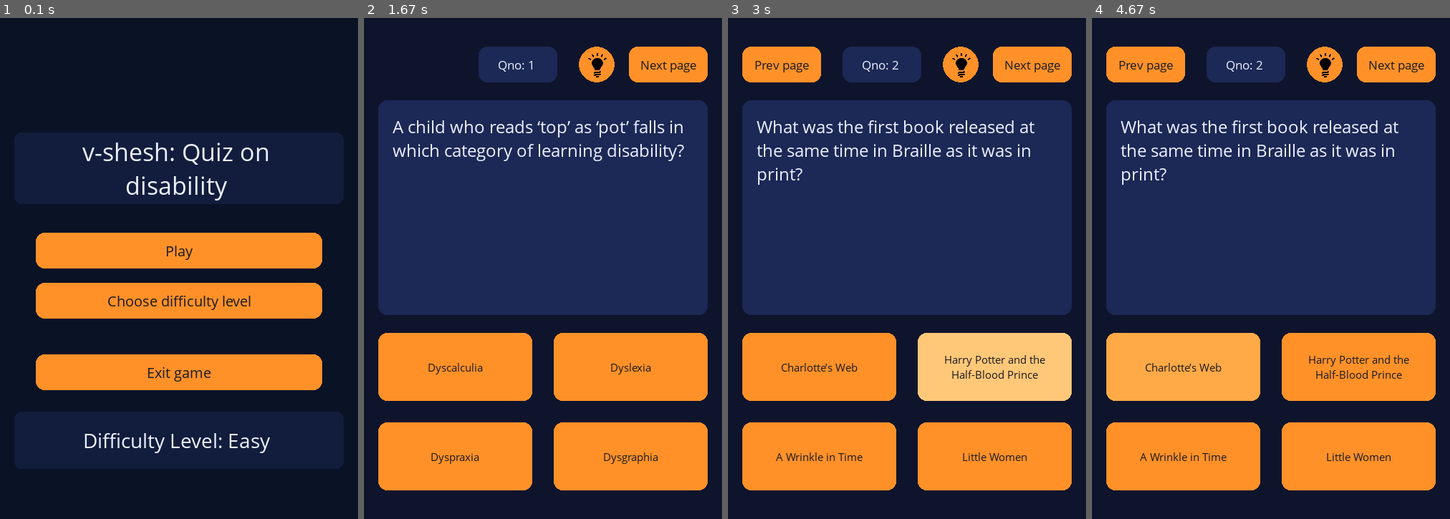
Above: before the commit, frames 1-4 (left to right).
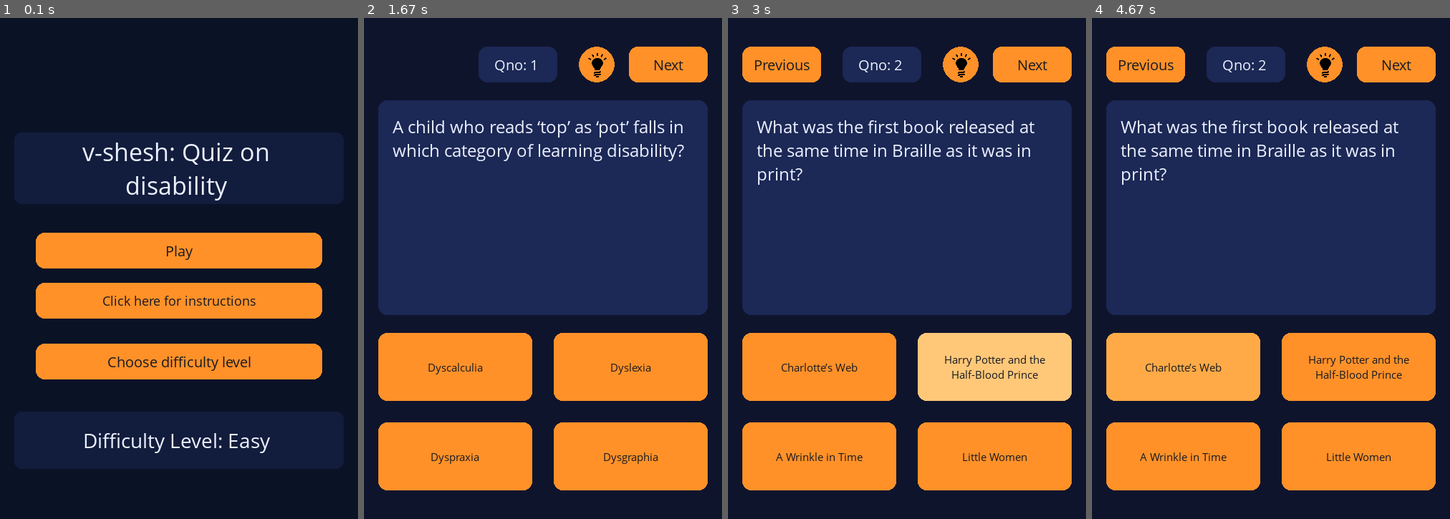
Above: after the commit, the same moments.

Repository: nithinbadicodes/pygame-quiz-game
Game: pygame game, started from finalgame.py
Same seed, same stepped clock (60 frames per second), same inputs: the game is played once before the commit and once after it.
Inputs (mouse positions are in pixels of both pictures, inside the frame that each line leads up to):
- Up to frame 1 (0.1 s): no input
- Up to frame 2 (1.67 s): click (528, 288) at 0.38 s; click "Choose difficulty level" at 0.72 s; click (596, 93) at 1.05 s; click "Play" at 1.38 s
- Up to frame 3 (3 s): click (1032, 63) at 1.72 s, where only the run after the commit has a clickable "Next"; click (889, 398) at 2.05 s; click (1000, 348) at 2.38 s; click (856, 163) at 2.72 s
- Up to frame 4 (4.67 s): click (1396, 398) at 3.05 s; click (1381, 258) at 3.38 s; click (1396, 368) at 3.72 s; click (1167, 173) at 4.05 s; click (1185, 358) at 4.38 s

The runs differ from the first frame. In frame 1, 4.4% of the frame differs, in the area x 10-90%, y 55-75%; in frame 2, 0.3%; in frame 3, 0.5%; in frame 4, 0.5%.

Commit message:
Changed structure of front page

Diff:
--- a/data/constants.py
+++ b/data/constants.py
@@ -20,8 +20,9 @@
 option_button_font     = pygame.font.SysFont('segoe ui', 16)
 front_button_font     = pygame.font.SysFont('segoe ui', 22)
 popup_button_font     = pygame.font.SysFont('segoe ui', 18)
-nav_button_font     = pygame.font.SysFont('segoe ui', 18)
+nav_button_font     = pygame.font.SysFont('segoe ui', 22)
 difficulty_font = pygame.font.SysFont('segoe ui', 30)
+instruction_font = pygame.font.SysFont('segoe ui', 19)
 question_box_font = pygame.font.SysFont('segoe ui', 26)
 end_page_font = pygame.font.SysFont('segoe ui',22)
 default_font   = pygame.font.SysFont('segoe ui', 20)
@@ -161,18 +162,100 @@
 
 ### NON POPUP RECTS
 PLAY_BUTTON_RECT = pygame.Rect(FRONT_PAGE_OFFSET,WINDOW_HEIGHT//2 - 50,400,50)
-DIFFICULTY_BUTTON_RECT = pygame.Rect(FRONT_PAGE_OFFSET,FRONT_DIFFICULTY_TOP,400,50)
-EXIT_BUTTON_RECT = pygame.Rect(FRONT_PAGE_OFFSET,FRONT_DIFFICULTY_TOP + 100,400,50)
+DIFFICULTY_BUTTON_RECT = pygame.Rect(FRONT_PAGE_OFFSET,FRONT_DIFFICULTY_TOP + 85,400,50)
+
+# ----Difficulty button above instruction button---
+# DIFFICULTY_BUTTON_RECT = pygame.Rect(FRONT_PAGE_OFFSET,FRONT_DIFFICULTY_TOP,400,50)
+
+# ----Exit button on front page removed---------
+# EXIT_BUTTON_RECT = pygame.Rect(FRONT_PAGE_OFFSET,FRONT_DIFFICULTY_TOP + 85,400,50)
 
 
 ## TEXT BOX INFORMATION
-FRONT_TEXT_BOX_OFFEST = 20
+FRONT_TEXT_BOX_OFFSET = 20
+FRONT_TEXT_BOX_TOP = 160
+TEXT_BOX_WIDTH = WINDOW_WIDTH-2*FRONT_TEXT_BOX_OFFSET
 ## Text box rects
-TITLE_BOX_RECT = pygame.Rect(FRONT_TEXT_BOX_OFFEST,160,
-                             WINDOW_WIDTH-2*FRONT_TEXT_BOX_OFFEST,100)
-MODE_BOX_RECT = pygame.Rect(FRONT_TEXT_BOX_OFFEST,WINDOW_HEIGHT - 150,
-                            WINDOW_WIDTH-2*FRONT_TEXT_BOX_OFFEST,80)
-
+TITLE_BOX_RECT = pygame.Rect(FRONT_TEXT_BOX_OFFSET,FRONT_TEXT_BOX_TOP,
+                             TEXT_BOX_WIDTH,100)
+MODE_BOX_RECT = pygame.Rect(FRONT_TEXT_BOX_OFFSET,WINDOW_HEIGHT - 150,
+                            TEXT_BOX_WIDTH,80)
+
+## ========== INSTRUCTION BUTTON RECT ===========
+INSTRUCTION_BUTTON_WIDTH = 240
+INSTRUCTION_BUTTON_HEIGHT = 40
+INSTRUCTION_BUTTON_LEFT = WINDOW_WIDTH//2 - INSTRUCTION_BUTTON_WIDTH//2
+INSTRUCTION_BUTTON_TOP = WINDOW_HEIGHT - 50
+
+INSTRUCTION_BUTTON_RECT = pygame.Rect(FRONT_PAGE_OFFSET,FRONT_DIFFICULTY_TOP,400,50)
+
+# ------------Prev position difficulty button above then instruction button---------
+# INSTRUCTION_BUTTON_RECT = pygame.Rect(FRONT_PAGE_OFFSET,FRONT_DIFFICULTY_TOP + 85,400,50)
+
+
+# -------Prev instruction button under difficulty text box------------
+# INSTRUCTION_BUTTON_RECT = pygame.Rect(INSTRUCTION_BUTTON_LEFT,
+#                                       INSTRUCTION_BUTTON_TOP,
+#                                       INSTRUCTION_BUTTON_WIDTH,
+#                                       INSTRUCTION_BUTTON_HEIGHT)
+
+
+## INSTRUCTION POPUP RECT DETAILS
+INSTRUCTION_POPUP_WIDTH = TEXT_BOX_WIDTH
+INSTRUCTION_POPUP_HEIGHT = WINDOW_HEIGHT - FRONT_TEXT_BOX_TOP - 150
+
+INSTRUCTION_POPUP_RECT = pygame.Rect(FRONT_TEXT_BOX_OFFSET,
+                                   FRONT_TEXT_BOX_TOP + 50,
+                                   INSTRUCTION_POPUP_WIDTH,
+                                   INSTRUCTION_POPUP_HEIGHT)
+
+INSTRUCTION_POPUP_BOX_WIDTH = 130
+INSTRUCTION_POPUP_BOX_HEIGHT = 50
+
+INSTRUCTION_PREV_BUTTON_TOP = FRONT_TEXT_BOX_TOP + 120
+INSTRUCTION_NEXT_BUTTON_TOP = INSTRUCTION_PREV_BUTTON_TOP + INSTRUCTION_POPUP_BOX_HEIGHT + 50
+INSTRUCTION_HINT_BUTTON_TOP = INSTRUCTION_NEXT_BUTTON_TOP + INSTRUCTION_POPUP_BOX_HEIGHT + 50
+
+INSTRUCTION_PREV_POPUP_TEXTBOX = pygame.Rect(FRONT_PAGE_OFFSET,
+                                        INSTRUCTION_PREV_BUTTON_TOP,
+                                        INSTRUCTION_POPUP_BOX_WIDTH,
+                                        INSTRUCTION_POPUP_BOX_HEIGHT)
+
+INSTRUCTION_NEXT_POPUP_TEXTBOX = pygame.Rect(FRONT_PAGE_OFFSET,
+                                        INSTRUCTION_NEXT_BUTTON_TOP,
+                                        INSTRUCTION_POPUP_BOX_WIDTH,
+                                        INSTRUCTION_POPUP_BOX_HEIGHT)
+
+INSTRUCTION_HINT_POPUP_TEXTBOX = pygame.Rect(FRONT_PAGE_OFFSET + 50,
+                                        INSTRUCTION_HINT_BUTTON_TOP,
+                                        50,
+                                        50)
+
+
+### Instructions to the right
+
+INSTRUCTIONS_TEXT_LEFT = FRONT_PAGE_OFFSET + 140
+
+INSTRUCTIONS_PREV_TEXT_TOP = INSTRUCTION_PREV_BUTTON_TOP
+INSTRUCTIONS_NEXT_TEXT_TOP = INSTRUCTION_NEXT_BUTTON_TOP
+INSTRUCTIONS_HINT_TEXT_TOP = INSTRUCTION_HINT_BUTTON_TOP
+
+INSTRUCTIONS_TEXT_WIDTH = INSTRUCTION_POPUP_BOX_WIDTH + 150
+INSTRUCTIONS_TEXT_HEIGHT = INSTRUCTION_POPUP_BOX_HEIGHT+25
+
+INSTRUCTION_PREV_TEXTBOX = pygame.Rect(INSTRUCTIONS_TEXT_LEFT,
+                                        INSTRUCTIONS_PREV_TEXT_TOP,
+                                        INSTRUCTIONS_TEXT_WIDTH,
+                                        INSTRUCTIONS_TEXT_HEIGHT)
+INSTRUCTION_NEXT_TEXTBOX = pygame.Rect(INSTRUCTIONS_TEXT_LEFT,
+                                        INSTRUCTIONS_NEXT_TEXT_TOP,
+                                        INSTRUCTIONS_TEXT_WIDTH,
+                                        INSTRUCTIONS_TEXT_HEIGHT)
+
+INSTRUCTION_HINT_TEXTBOX = pygame.Rect(INSTRUCTIONS_TEXT_LEFT,
+                                    INSTRUCTIONS_HINT_TEXT_TOP,
+                                    INSTRUCTIONS_TEXT_WIDTH,
+                                    INSTRUCTIONS_TEXT_HEIGHT)
 
 
 
--- a/utility/helper_functions.py
+++ b/utility/helper_functions.py
@@ -11,8 +11,8 @@
 
 
     ### PREVIOUS AND NEXT BUTTON
-    prev_button = Button(PREV_RECT,font=nav_button_font,text="Prev page")
-    next_button = Button(NEXT_RECT,font = nav_button_font,text="Next page")
+    prev_button = Button(PREV_RECT,font=nav_button_font,text="Previous")
+    next_button = Button(NEXT_RECT,font = nav_button_font,text="Next")
     return prev_button,next_button
 
 
--- a/utility/layout.py
+++ b/utility/layout.py
@@ -5,12 +5,13 @@
 from utility.blueprints import Button,TextBox
 
 
-from data.constants import WINDOW_HEIGHT,WINDOW_WIDTH
+from data.constants import BASE_COLOR, BUTTON_TEXT_COLOR, INSTRUCTION_HINT_TEXTBOX, INSTRUCTION_NEXT_TEXTBOX, INSTRUCTION_PREV_TEXTBOX
+from data.constants import INSTRUCTION_BUTTON_RECT, INSTRUCTION_HINT_POPUP_TEXTBOX, INSTRUCTION_NEXT_POPUP_TEXTBOX, INSTRUCTION_POPUP_RECT, INSTRUCTION_PREV_POPUP_TEXTBOX, WINDOW_HEIGHT,WINDOW_WIDTH
 from data.constants import IDLE,SELECTED
 from data.constants import PRIMARY_TEXT_COLOR
 
 ## Fonts ~
-from data.constants import front_button_font,popup_button_font,title_font,difficulty_font
+from data.constants import front_button_font,popup_button_font,title_font,difficulty_font,instruction_font
 from data.constants import end_page_font,nav_button_font,question_box_font
 
 
@@ -22,8 +23,9 @@
 
 
 ## End page --------
-from data.constants import  END_EXIT_BUTTON_RECT,RETURN_BUTTON_RECT, SCORE_BOX_RECT, EXIT_BUTTON_RECT,REMARK_BOX_RECT,REVIEW_BUTTON_RECT
+from data.constants import  END_EXIT_BUTTON_RECT,RETURN_BUTTON_RECT, SCORE_BOX_RECT,REMARK_BOX_RECT,REVIEW_BUTTON_RECT
 from data.constants import END_BG_COLOR,QUIZ_BG_COLOR,FINAL_BOX_COLOR
+from utility.helper_functions import create_image
 
 
 
@@ -39,7 +41,7 @@
 
 
         self.difficulty_text = 'Easy'
-        self.popup = False
+        self.difficulty_popup = False
 
 
 
@@ -71,13 +73,73 @@
                                   'Hard',
                                   popup_button_font)
 
-        self.exit_button = Button(EXIT_BUTTON_RECT,
-                                  'Exit game',
-                                  front_button_font)
+        # self.exit_button = Button(EXIT_BUTTON_RECT,
+        #                           'Exit game',
+        #                           front_button_font)
+
+
+
+        ## Instruction button
+        self.instruction_popup = False
+
+        self.instruction_button = Button(INSTRUCTION_BUTTON_RECT,
+                                         'Click here for instructions',
+                                         instruction_font)
+
+        self.instruction_popup_rect = INSTRUCTION_POPUP_RECT
+
+        self.instruction_popup_prev_box = TextBox(self.screen,
+                                                  instruction_font,
+                                                  INSTRUCTION_PREV_POPUP_TEXTBOX,
+                                                  BASE_COLOR,
+                                                  BUTTON_TEXT_COLOR)
+        self.instruction_popup_next_box = TextBox(self.screen,
+                                                  instruction_font,
+                                                  INSTRUCTION_NEXT_POPUP_TEXTBOX,
+                                                  BASE_COLOR,
+                                                  BUTTON_TEXT_COLOR)
+        self.instruction_popup_hint_box = TextBox(self.screen,
+                                                  instruction_font,
+                                                  INSTRUCTION_HINT_POPUP_TEXTBOX,
+                                                  BASE_COLOR,
+                                                  BUTTON_TEXT_COLOR)
+
+        self.instruction_prev_textbox = TextBox(self.screen,
+                                                instruction_font,
+                                                INSTRUCTION_PREV_TEXTBOX,
+                                                TITLE_BOX_COLOR,
+                                                PRIMARY_TEXT_COLOR)
+        self.instruction_next_textbox = TextBox(self.screen,
+                                                instruction_font,
+                                                INSTRUCTION_NEXT_TEXTBOX,
+                                                TITLE_BOX_COLOR,
+                                                PRIMARY_TEXT_COLOR)
+        self.instruction_hint_textbox = TextBox(self.screen,
+                                                instruction_font,
+                                                INSTRUCTION_HINT_TEXTBOX,
+                                                TITLE_BOX_COLOR,
+                                                PRIMARY_TEXT_COLOR)
+
+
+
+
+
+        bulb_icon = 'assets/icons/black_bulb.png'
+
+        # Hint icon details
+        self.hint_bulb_image,self.hint_bulb_image_rect = create_image(bulb_icon,
+                                                       self.instruction_popup_hint_box.box_rect.centerx,
+                                                       self.instruction_popup_hint_box.box_rect.centery,
+                                                       self.instruction_popup_hint_box.box_rect.width - 15,
+                                                        self.instruction_popup_hint_box.box_rect.height - 15)
+
+
+
 
 
         ### Overlay details
-        self.overlay = pygame.Surface((WINDOW_WIDTH, WINDOW_HEIGHT), pygame.SRCALPHA)
+        self.overlay = pygame.Surface((WINDOW_WIDTH, WINDOW_HEIGHT),
+                                      pygame.SRCALPHA)
         self.overlay.fill(FRONT_OVERLAY_BG_COLOR)   # adjust alpha if needed
 
 
@@ -89,19 +151,25 @@
         difficulty_event = None
         exit_event = None
 
-        if not self.popup:
+        if not self.difficulty_popup or not self.instruction_popup:
             play_event = self.play_button.update(mouse_pos, mouse_pressed)
             difficulty_event = self.difficulty_button.update(mouse_pos, mouse_pressed)
-            exit_event = self.exit_button.update(mouse_pos,mouse_pressed)
+            # exit_event = self.exit_button.update(mouse_pos,mouse_pressed)
+
+            instructions_event = self.instruction_button.update(mouse_pos,mouse_pressed)
 
             if difficulty_event == 'CLICK':
-                self.popup = True
-            if exit_event == 'CLICK':
-                return 'EXIT',""
+                self.difficulty_popup = True
+            if instructions_event == 'CLICK':
+                self.instruction_popup = True
+            # if exit_event == 'CLICK':
+            #     return 'EXIT',""
+
 
         self.play_button.draw(self.screen)
         self.difficulty_button.draw(self.screen)
-        self.exit_button.draw(self.screen)
+        # self.exit_button.draw(self.screen)
+        self.instruction_button.draw(self.screen)
 
 
         ## Need a textbox that centers the title automatically
@@ -109,7 +177,36 @@
         self.mode_box.draw_textbox(f'Difficulty Level: {self.difficulty_text}',border_radius=10)
 
 
-        if self.popup:
+
+        if self.instruction_popup:
+            self.screen.blit(self.overlay,(0,0))
+
+
+            if mouse_pressed and not self.instruction_popup_rect.collidepoint(mouse_pos):
+                self.instruction_popup = False
+
+            pygame.draw.rect(self.screen,
+                             FRONT_POPUP_COLOR,
+                             self.instruction_popup_rect,
+                             border_radius=12)
+
+
+
+            self.instruction_popup_prev_box.draw_textbox('Prev page')
+            self.instruction_popup_next_box.draw_textbox('Next page')
+            self.instruction_popup_hint_box.draw_textbox('',border_radius=50)
+
+            self.instruction_prev_textbox.draw_textbox('Click on this button to revisit the previous page')
+            self.instruction_next_textbox.draw_textbox('Click on this button to move forward to the next page')
+            self.instruction_hint_textbox.draw_textbox('Click on the bulb icon to view the hint for the question')
+
+            self.screen.blit(self.hint_bulb_image,self.hint_bulb_image_rect)
+
+            return None,None
+
+
+
+        if self.difficulty_popup:
 
             self.screen.blit(self.overlay,(0,0))
 
@@ -122,19 +219,22 @@
 
             if easy_event == 'CLICK':
                 self.difficulty_text = self.easy_button.text
-                self.popup=False
+                self.difficulty_popup=False
             if medium_event == 'CLICK':
                 self.difficulty_text = self.medium_button.text
-                self.popup=False
+                self.difficulty_popup=False
             if hard_event == 'CLICK':
                 self.difficulty_text = self.hard_button.text
-                self.popup=False
+                self.difficulty_popup=False
 
 
             if mouse_pressed and not self.popup_rect.collidepoint(mouse_pos):
-                self.popup = False
-
-            pygame.draw.rect(self.screen,FRONT_POPUP_COLOR,self.popup_rect,border_radius=12)
+                self.difficulty_popup = False
+
+            pygame.draw.rect(self.screen,
+                             FRONT_POPUP_COLOR,
+                             self.popup_rect,
+                             border_radius=12)
             self.easy_button.draw(self.screen)
             self.medium_button.draw(self.screen)
             self.hard_button.draw(self.screen)
